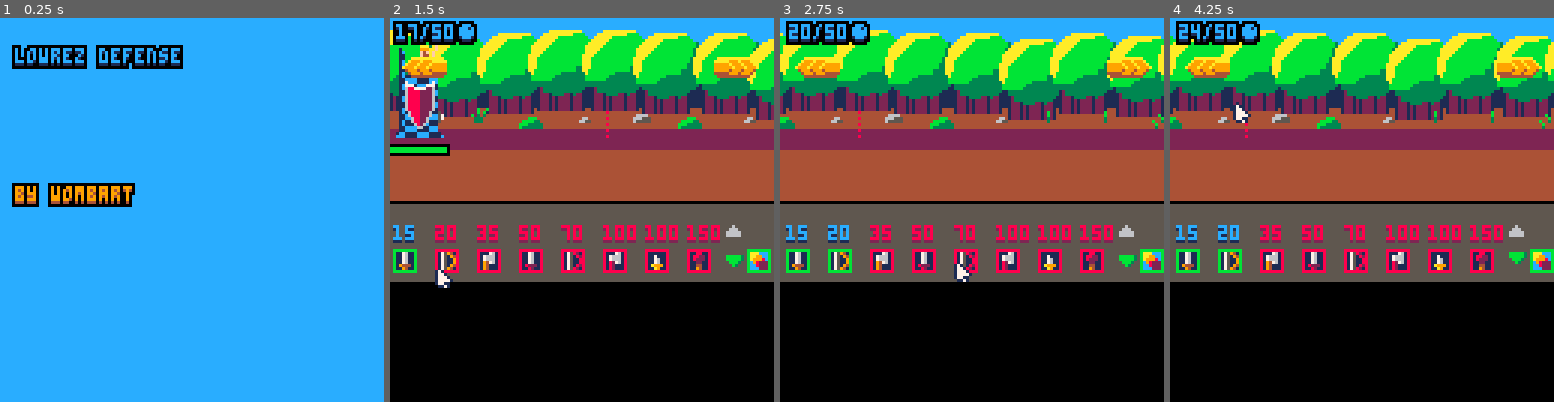
Above: before the commit, frames 1-4 (left to right).
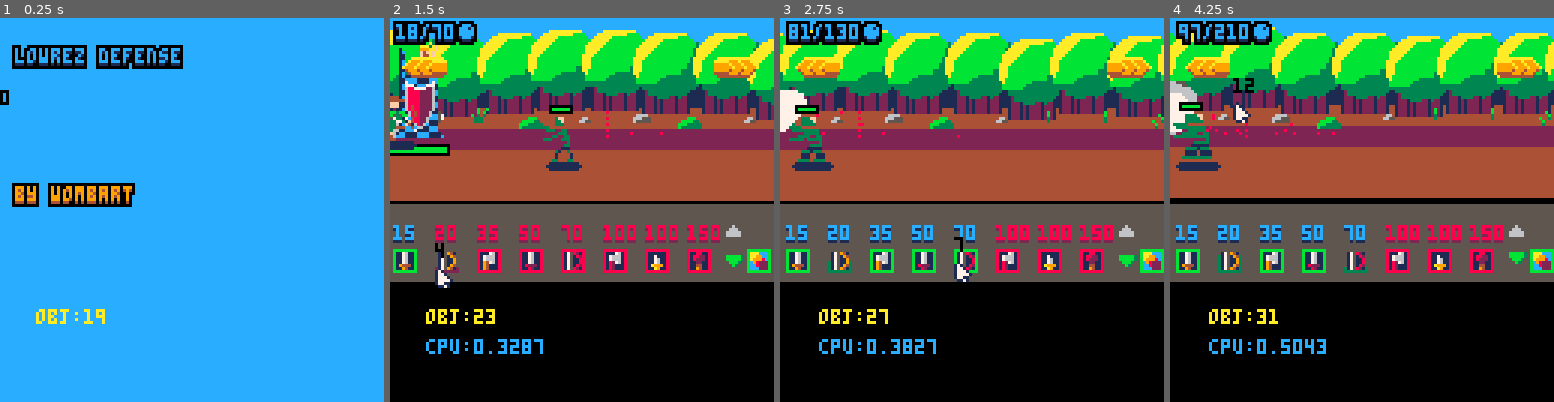
Above: after the commit, the same moments.

Repository: TThanushan/lowrez_defense
Game: PICO-8 cartridge lowzdefense.p8
The game is run twice, just before and just after one commit, with the same random seed, the same clock (stepped at 60 frames per second) and the same inputs.
Inputs (mouse positions are in pixels of both pictures, inside the frame that each line leads up to):
- Up to frame 1 (0.25 s): no input
- Up to frame 2 (1.5 s): tap X (X key) at 0.33, 1.07 s; click (670, 121) at 0.67 s; tap O (Z key) at 0.7 s; click (436, 267) at 1.22 s
- Up to frame 3 (2.75 s): hold Right 1.6-2.1 s; tap O (Z key) at 1.7, 2.1, 2.5 s; click (887, 114) at 1.77 s; tap X (X key) at 1.85 s; click (952, 259) at 2.32 s; hold Right from 2.47 s (still down)
- Up to frame 4 (4.25 s): click (1404, 106) at 2.87 s; tap O (Z key) every 0.4 s from 2.9 to 4.1 s; tap X (X key) at 2.97, 4.08 s; release Right at 3.03 s; hold Left 3.08-3.58 s; click (1465, 256) at 3.42 s; click (1231, 102) at 3.97 s; hold Right from 4.02 s (still down)

The runs differ from the first frame. In frame 1, 0.4% of the frame differs, in the area x 0-28%, y 18-80%; in frame 2, 2.3%; in frame 3, 4.0%; in frame 4, 8.2%, in the area x 0-100%, y 0-88%.

Commit message:
Fix the bug where the tower keep shooting after the enemy has been killed.

Diff:
--- a/lowzdefense.p8
+++ b/lowzdefense.p8
@@ -1,5 +1,5 @@
 pico-8 cartridge // http://www.pico-8.com
-version 16
+version 18
 __lua__
 
 -- lowrez defense
@@ -10,7 +10,7 @@
  0 ,0, false,nil,0, false,0,0,0,0
 
 local left_map_limit, right_map_limit = 20, 200
-local debugmode = false
+local debugmode = true
 local main_camera,mouse,turret,enemy_tower
 
 local spawner_infos = {x=0, y=0, tag='spawner', properties={timer=0, time_between_spawn=15, alivee=0, enemy_limit = 20}}
@@ -53,7 +53,13 @@
   end
 
   if (debugmode) then
+    if mode == 'game' and btn(4) then turret.mana_max += 5 turret.mana += 5 end
     if (btn(5)) shake_v(1)
+    if mode == 'game' and btnp(4) then
+     make_unit(50, 32, 'enemy_unit1', 1000, 0,
+  {class='melee', target_tag='ally', target=turret, damage=0, range=16, timer=0, attack_speed=1}, {hit=4, death=8},{move={{sx=16, sy=0, sw=16, sh=16},{sx=32, sy=0, sw=16, sh=16}},
+  attack={{sx=46, sy=0, sw=16, sh=16}, {sx=64, sy=0, sw=16, sh=16}}, col1=3, col2=1})
+    end
     -- print('fps:'..stat(7),main_camera.x+ 0, 11+main_camera.y, 11, 3)
     print('obj:'..#game_objects, main_camera.x-20, main_camera.y+65, 10)
     -- print('time:'..flr(time()/2),main_camera.x-64, main_camera.y-64, 8, 2)
@@ -213,7 +219,7 @@
 
   -- buttons background
   x0, y0, x1, y1, col = -33, 30, 96, 55, 5
-  rectfill(main_camera.x+shkx+x0, main_camera.y+shky+y0, main_camera.x+shkx+x1, main_camera.y+shky+y1, col)
+  rectfill(main_camera.x+x0, main_camera.y+y0, main_camera.x+x1, main_camera.y+y1, col)
 
   -- map(0, 0, -86+shkx, 0+shky, 60, 6)
 end
@@ -579,8 +585,6 @@
     local speed = self.move_speed
     if speed >= 32 then speed = 20 end
     local n = flr(time()*speed/3 % #self.sprite.move)+1
-    -- draw shadow
-    sspr(80, 0, 10, 3, self.x+3, self.y+16)
     -- change_all_pal(2)
     -- outline_sspr(self.sprite.move[n].sx, self.sprite.move[n].sy, self.sprite.move[n].sw,
     --  self.sprite.move[n].sh, self.x+shkx, self.y+shky+16, 16, 16, is_flip_x, true, 2)
@@ -590,6 +594,7 @@
     --  self.sprite.move[n].sh, self.x+shkx, self.y+shky, 16, 16, is_flip_x, false)
     pal(14, self.sprite.col1)
     pal(13, self.sprite.col2)
+    -- sspr(sx,sy,sw,sh,dx,dy,dw,dh,flip_x,flip_y)
     sspr(self.sprite.move[n].sx, self.sprite.move[n].sy, self.sprite.move[n].sw,
      self.sprite.move[n].sh, self.x+shkx, self.y+shky, 16, 16, is_flip_x, false)
     pal()
@@ -597,7 +602,7 @@
    else
     local n = flr(time()/(self.attack_info.attack_speed/2) % #self.sprite.attack)+1
     if n == 1 then atk_offset = 0 end
-
+    if self.attack_info.class == 'distance' then atk_offset = 4 end
     -- draw shadow
     -- change_all_pal(2)
     -- outline_sspr(self.sprite.attack[n].sx, self.sprite.attack[n].sy, self.sprite.attack[n].sw,
@@ -614,6 +619,8 @@
 
     if self.sprite.powered then power_effect(self.x+abs(atk_offset)+shkx, self.y+shky+6, 1, {7, self.sprite.col1, self.sprite.col2}) end
    end
+    -- draw shadow
+    sspr(80, 0, 14, 3, self.x+3, self.y+16)
 
   end,
   update=function(self)
@@ -638,7 +645,7 @@
  hit_part(spawn_posx+8, spawn_posy+8, {11, 3, 2})
  -- spawner.alivee += 1
  if n == 1 then
- make_unit(spawn_posx, spawn_posy, 'enemy_unit1', 4, 12,
+ make_unit(spawn_posx, spawn_posy, 'enemy_unit1', 4, 18,
   {class='melee', target_tag='ally', target=turret, damage=1, range=16, timer=0, attack_speed=1}, {hit=4, death=8},{move={{sx=16, sy=0, sw=16, sh=16},{sx=32, sy=0, sw=16, sh=16}},
   attack={{sx=46, sy=0, sw=16, sh=16}, {sx=64, sy=0, sw=16, sh=16}}, col1=3, col2=1})
  elseif n == 2 then
@@ -732,35 +739,34 @@
   max_cooldown=cooldown,
   button_info={timer=0, reload_time=1},
   action=function(self)
-
    self.current_cooldown = self.max_cooldown
    local pr, posx, posy= rnd(3)-rnd(3), -10, 24
    hit_part(posx+4, posy+8, {7, 6, 5, 1})
    if sub(self.tag, 8, 13) == 'unit1' then
     sfx(12)
-    make_unit(posx, posy+pr, 'ally_unit1', 4, 8,
-     {class='melee', target_tag='enemy', target=nil, damage=1, range=16, timer=0, attack_speed=1},
+    make_unit(posx, posy+pr, 'ally_unit1', 4, 14,
+     {class='melee', target_tag='enemy', target=nil, damage=0.25, range=16, timer=0, attack_speed=0.25},
       {hit=5, death=6},{move={{sx=32, sy=64, sw=16, sh=16},{sx=48, sy=64, sw=16, sh=16}},
        attack={{sx=64, sy=64, sw=16, sh=16}, {sx=80, sy=64, sw=16, sh=16}}, col1=8, col2=6})
     enemy_repost(1)
    elseif sub(self.tag, 8, 13) == 'unit2' then
     sfx(12)
-    make_unit(posx, posy+pr, 'ally_unit2', 2, 12,
+    make_unit(posx, posy+pr, 'ally_unit2', 2, 18,
      {class='distance', bullet_info={damage=2, sprite=47, move_speed=300, backoff=0, tag='bullet3'},
-      target_tag='enemy', target=nil, damage=1, range=45, timer=0, attack_speed=2},
+      target_tag='enemy', target=nil, damage=0.25, range=45, timer=0, attack_speed=0.5},
       {hit=5, death=6},{move={{sx=32, sy=80, sw=16, sh=16},{sx=48, sy=80, sw=16, sh=16}},
        attack={{sx=64, sy=80, sw=16, sh=16}, {sx=80, sy=80, sw=16, sh=16}}, col1=11, col2=3})
     enemy_repost(2)
    elseif sub(self.tag, 8, 13) == 'unit3' then
     sfx(12)
-    make_unit(posx, posy+pr, 'ally_unit3', 20, 9,
+    make_unit(posx, posy+pr, 'ally_unit3', 20, 15,
      {class='melee', target_tag='enemy', target=nil, damage=3, range=16, timer=0, attack_speed=2},
       {hit=5, death=6},{move={{sx=48, sy=48, sw=16, sh=16},{sx=64, sy=48, sw=16, sh=16}},
        attack={{sx=80, sy=48, sw=16, sh=16}, {sx=96, sy=48, sw=16, sh=16}}, col1=1, col2=6})
     enemy_repost(3)
    elseif sub(self.tag, 8, 13) == 'unit4' then
     sfx(20)
-    make_unit(posx, posy+pr, 'ally_unit4', 16, 16,
+    make_unit(posx, posy+pr, 'ally_unit4', 16, 21,
      {class='melee', target_tag='enemy', target=nil, damage=2, range=16, timer=0, attack_speed=0.5 },
       {hit=5, death=6},{move={{sx=32, sy=64, sw=16, sh=16},{sx=48, sy=64, sw=16, sh=16}},
        attack={{sx=64, sy=64, sw=16, sh=16}, {sx=80, sy=64, sw=16, sh=16}}, col1=12, col2=1, powered=true})
@@ -783,7 +789,7 @@
     enemy_repost(5)
    elseif sub(self.tag, 8, 13) == 'unit7' then
    sfx(20)
-    make_unit(posx, posy+pr, 'ally_unit7', 32, 12,
+    make_unit(posx, posy+pr, 'ally_unit7', 32, 10,
      {class='distance', bullet_info={damage=6, sprite=223, move_speed=100, backoff=0, tag='bullet5', powered=true},
       target_tag='enemy', target=nil, damage=1, range=45, timer=0, attack_speed=2},
       {hit=5, death=6},{move={{sx=56, sy=112, sw=16, sh=16},{sx=72, sy=112, sw=16, sh=16}},
@@ -792,7 +798,7 @@
     enemy_repost(5)
    elseif sub(self.tag, 8, 13) == 'unit8' then
    sfx(20)
-    make_unit(posx, posy+pr, 'ally_unit8', 8, 64,
+    make_unit(posx, posy+pr, 'ally_unit8', 8, 32,
      {class='melee', target_tag='enemy', target=nil, damage=6, range=16, timer=0, attack_speed=0.25 },
       {hit=5, death=6},{move={{sx=32, sy=64, sw=16, sh=16},{sx=48, sy=64, sw=16, sh=16}},
        attack={{sx=64, sy=64, sw=16, sh=16}, {sx=80, sy=64, sw=16, sh=16}}, col1=10, col2=8, powered=true})
@@ -966,7 +972,7 @@
   end,
   can_attack=function(self)
    if self:get_target() != nil and distance(self, self:get_target()) < self.attack_info.range and time() >= self.attack_info.timer then return true
-   else return false end
+   else self.attack_info.target = nil return false end
   end,
   get_target=function(self)
    return self.attack_info.target
@@ -998,20 +1004,6 @@
   draw_sprite=function(self)
     local n = flr(time() % #self.sprite)+1
 
-    -- local n = flr(time()*self.move_speed/3 % #self.sprite.move)+1ù
-    -- -- draw shadow
-    -- change_all_pal(2)
-    -- outline_sspr(self.sprite.move[n].sx, self.sprite.move[n].sy, self.sprite.move[n].sw,
-    --  self.sprite.move[n].sh, self.x+shkx, self.y+shky+16, 16, 16, is_flip_x, true, 2)
-
-    -- draw shadow
-    -- change_all_pal(2)
-    -- sspr(self.sprite[n].x0, self.sprite[n].y0, self.sprite[n].x1, self.sprite[n].y1, x+shkx, y+shky+16, 16, 40, false, true)
-    -- outline_sspr(self.sprite[n].x0, self.sprite[n].y0, self.sprite[n].x1, self.sprite[n].y1, x+shkx, y+shky+16, 16, 40, false, true,2)
-
-    -- pal()
-
-   -- outline_sspr(self.sprite[n].x0, self.sprite[n].y0, self.sprite[n].x1, self.sprite[n].y1, x+shkx, y+shky, 16, 32)
    sspr(self.sprite[n].x0, self.sprite[n].y0, self.sprite[n].x1, self.sprite[n].y1, x+shkx, y+shky)
   end,
   show_range=function(self)
@@ -1554,17 +1546,17 @@
 
 
 __gfx__
-00000000000000000000000000000000000000000000000000000000eff00e0e00000000000000000111111110000000000000000000000000ccaa9988bb0000
-0000000a0a0a0000000000eff0000000000000000000000000000000eef00e0e00000000000000001111111111000000008208820882082000ccaa9988bb0000
-01000000aaa00000000000eef000000000000eff0000000000000000eee0e00e000000000000000001111111100000000022288b3888882000ccaa9988bb0000
+00000000000000000000000000000000000000000000000000000000eff00e0e00000000000000000111111111100000000000000000000000ccaa9988bb0000
+0000000a0a0a0000000000eff0000000000000000000000000000000eef00e0e00000000000000001111111111110000008208820882082000ccaa9988bb0000
+01000000aaa00000000000eef000000000000eff0000000000000000eee0e00e000000000000000001111111111000000022288b3888882000ccaa9988bb0000
 01c0000099900000000000eee000000000000eef00000000000000000000e0e00000eff00000000000000000000000000088bb38b3b3882000ccaa9988bb0000
 01100000f4f0f00000ee00000000000000000eee00000000000000000ee000e00000eef000000000000000000000000000888bb3b38b322000ccaa9988bb0000
 01100000f440f000000eee00ee0000000ee000000000000000000000eeee0e0000e0eee0000000000000000000000000002228b3b38b322000ccaa9988bb0000
 01c0000888af01000000000eee00000000eee00ee00000000000000002eee000000eee0ee00000000000000000000000002b38bbbbbb3b2000ccaa9988bb0000
 01c0008888a1110000000ee02ee000000000000eee000000000000000eeee000000000eeee0000000000000000000000002bb3bbbbb3b3200011994422bb0000
-0110088889a1cc0000eee000eee0000000000002ee00000000000000002e000000000002eee0000001111111111000000088bbbb3bbb32200011994422bb0000
-011008888aa1cc000000000002e000000000ee0eee0000000000000000ee000000000e0eeee00000111111111111000000888bb3bbbb32200011994422bb0000
-01c01cc89cc11100000000000ee000000eee00002e00000000000000deeee00000eee0002e0000000111111111100000002228b3bbb388200011994422bb0000
+0110088889a1cc0000eee000eee0000000000002ee00000000000000002e000000000002eee0000001111111100000000088bbbb3bbb32200011994422bb0000
+011008888aa1cc000000000002e000000000ee0eee0000000000000000ee000000000e0eeee00000111111111100000000888bb3bbbb32200011994422bb0000
+01c01cc89cc11100000000000ee000000eee00002e00000000000000deeee00000eee0002e0000000111111110000000002228b3bbb388200011994422bb0000
 01c1111cccc1110000000000ddd0000000000000ee0000000000000e000dd000000000e0ee0dd0000000000000000000002228bbbb3388200011994422bb0000
 011cccc1111ccc00000000ed00e0000000000000e00000000000000d0000e000000000d00000e0000000000000000000008882bbbbb382200011994422bb0000
 0117ccc1111c7c00000000d0000d000000000000dd0000000000000d0000d000000000d00000d0000000000000000000008882bbbbb382200000000000000000
@@ -1642,11 +1634,11 @@
 0000003333333333333333330000000004000eedee04400000400000000040000000400ee7dee044000040700000007407000ee6ee0000000000000000000000
 000000333333333333333330000000000400ee5d5ee4400004000eedee04400000040dd007d5ee440000407deedee0440700ee666ee000007000ee6eee000000
 00000012333333333333300000000000004070dd755440000400ee5d5ee4400007444444447755440004dd7000d5ee440070006656600000700ee666ee000000
-00000012333333333333100000000000004f0d77ddd44000004070dd7554400000040000070ddd44000f0070000d554400700505666000007700066566000000
+00000012333333333333100000000000004f0d77ddd44000004070dd7554400000040000070ddd44000f007000ff554400700505666000007700066566000000
 000000122213333213221000000000000004f000ddd44000004f0d77ddd4400000004000070ddd4400040070000ddd4400076060666000000700505660000000
-0000001222121222122210000000000000404000777000000004f000ddd44000000040007007770000004070000dfd440006ff00555000000700666660000000
-0000001222121222122210000000000007000444ddd0000000400444ddd0000000000407000ddd00000040700007f7000000e000666000000076006550000000
-000000122212122212221000000000000000000d00d00000070000000dd000000000047700d00d0000000470000dfd0000000e0600600000007ff05666000000
+0000001222121222122210000000000000404000777000000004f000ddd44000000040007007770000004070000ddd440006ff00555000000700666660000000
+0000001222121222122210000000000007000444ddd0000000400444ddd0000000000407000ddd0000004070000777000000e000666000000076006550000000
+000000122212122212221000000000000000000d00d00000070000000dd000000000047700d00d0000000470000ddd0000000e0600600000007ff05666000000
 00000012221212221222100000000000000000f0000f4400000000000ff00000000000000f0000f0000004700fd00df000000050000567000006e00055000000
 000000122212122212221000000000000004040000000400000000000440000000000000040000400000000004000040000706000000070000000e0066000000
 00000012221212221222100000000000000040000000000000000000444000000000000044000440000000004400044000007000000000000000000777000000
